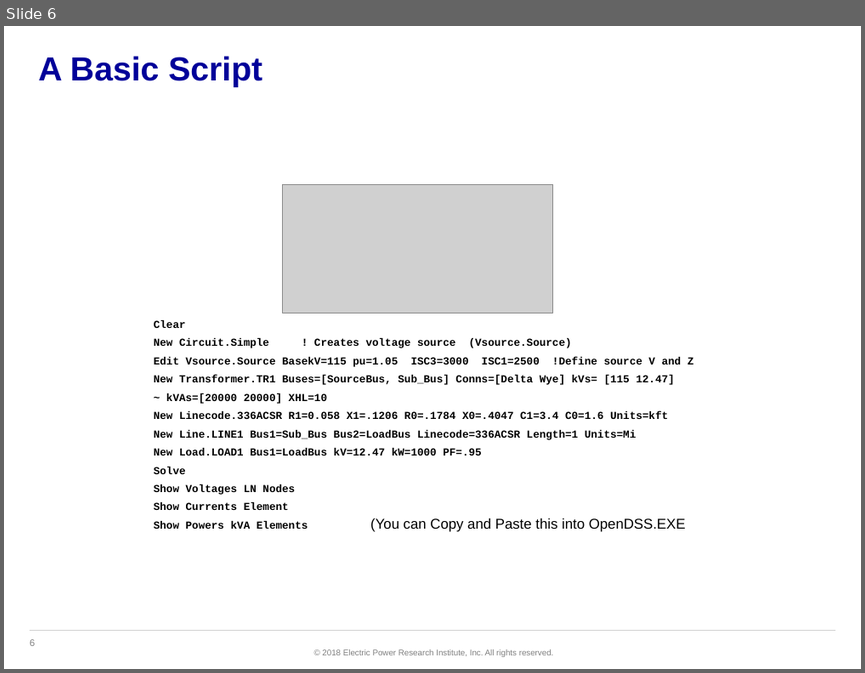
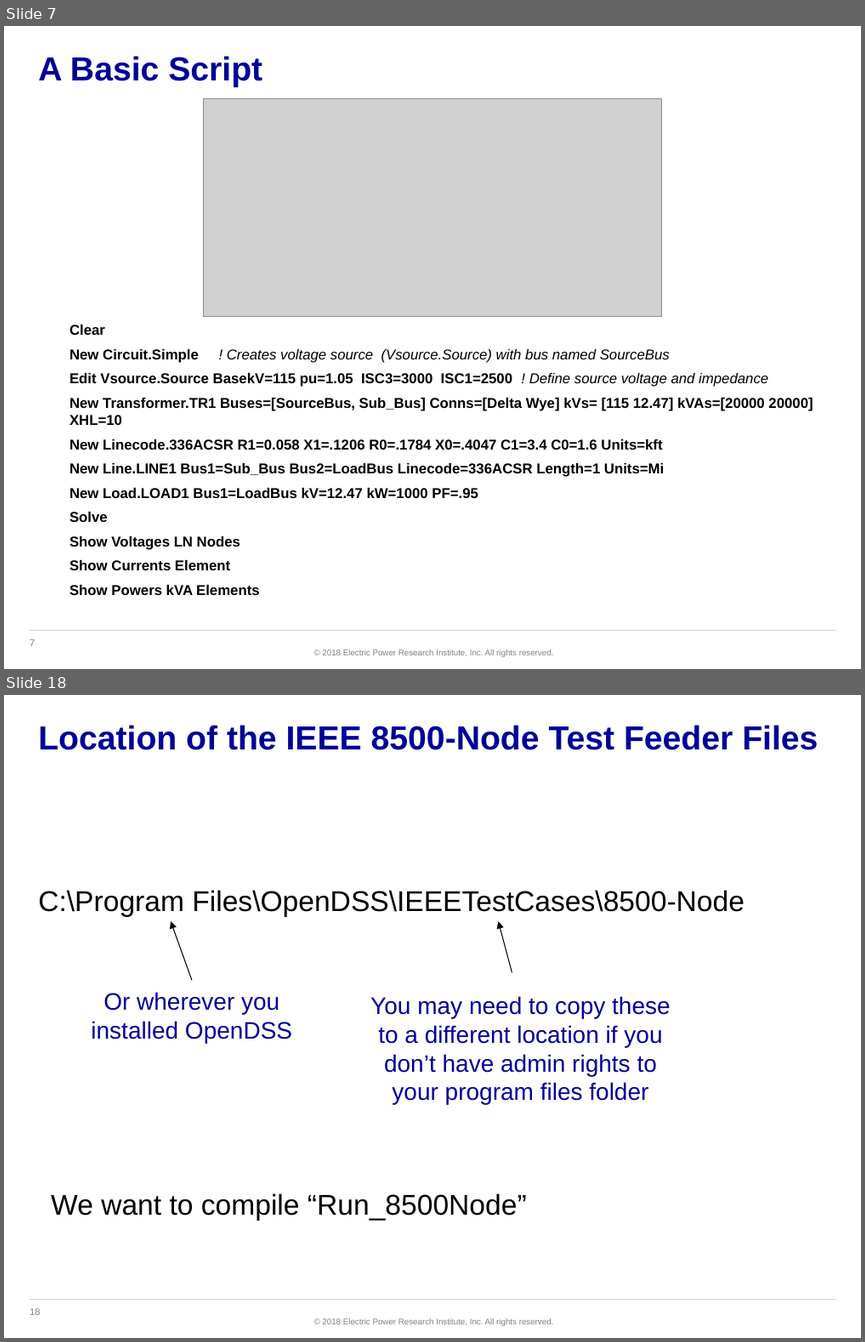
Before and after one commit to dss-extensions/opendss-svn-mirror, a slide deck: trunk/Training/NCSU-2018/Scripting Basics.pptx. Shown one above the other, each under a label of ours: slide 6 before the commit, slides 7 and 18 after it; the slides between them are not shown. The pictures are 865x673 and 865x1342 pixels, drawn with LibreOffice and Linux fonts; fonts in the diff are those of the drawing; grey boxes stand for pictures; background and template pictures are left out. Boxes give left, top, right and bottom in pixels: in the first picture for what was removed or moved away, otherwise in the second. Text is boxed around its words. In the diff, an @@ line names an element or a change of style, - is before the commit and + after.

```diff
--- a/trunk/Training/NCSU-2018/Scripting Basics.pptx
+++ b/trunk/Training/NCSU-2018/Scripting Basics.pptx
@@ slide 18 added at [4, 695, 861, 1338], background #FFFFFF; not listed: 3 template elements that a slide beside it also shows @@
@@ title added at [38, 725, 817, 750], 28 pt, text #000099, bold @@
+Location of the IEEE 8500-Node Test Feeder Files
@@ text added at [38, 890, 744, 917], 24 pt, text #000000 @@
+C:\Program Files\OpenDSS\IEEETestCases\8500-Node
@@ arrow added from (192, 981) to (171, 921), #000000 0.75 pt @@
@@ arrow added from (512, 973) to (499, 921), #000000 0.75 pt @@
@@ text added at [91, 992, 292, 1043], 20 pt, text #000099 @@
+Or wherever you installed OpenDSS
@@ text added at [370, 996, 670, 1104], 20 pt, text #000099 @@
+You may need to copy these to a different location if you don’t have admin rights to your program files folder
@@ text added at [51, 1193, 527, 1220], 24 pt, text #000000 @@
+We want to compile “Run_8500Node”
@@ what was slide 6 is now slide 7 @@
@@ slide 7 changed as well @@
@@ picture: place and size @@
-picture at [283, 184, 553, 313]
+picture at [204, 99, 662, 317]
@@ text "Clear": place and size @@
-text "Clear" at [154, 320, 694, 528]
+text "Clear" at [69, 324, 812, 595]
@@ text at [69, 324, 664, 595]: size 9 to 12 pt, font Courier New to Arial in "Clear", "New Linecode.336ACSR R1=0.058 X1=.1206 R0=.1784 X0=.4047 C1= ...", "New Line.LINE1 Bus1=Sub_Bus Bus2=LoadBus Linecode=336ACSR Le ...", "New Load.LOAD1 Bus1=LoadBus kV=12.47 kW=1000 PF=.95" and 4 more places; more space between paragraphs @@
@@ text at [69, 349, 812, 425]: text changed; size 9 to 12 pt; font Courier New to Arial @@
-New Circuit.Simple ! Creates voltage source (Vsource.Source)
-Edit Vsource.Source BasekV=115 pu=1.05 ISC3=3000 ISC1=2500 !Define source V and Z
-New Transformer.TR1 Buses=[SourceBus, Sub_Bus] Conns=[Delta Wye] kVs= [115 12.47]
-~ kVAs=[20000 20000] XHL=10
+New Circuit.Simple ! Creates voltage source (Vsource.Source) with bus named SourceBus
+Edit Vsource.Source BasekV=115 pu=1.05 ISC3=3000 ISC1=2500 ! Define source voltage and impedance
+New Transformer.TR1 Buses=[SourceBus, Sub_Bus] Conns=[Delta Wye] kVs= [115 12.47] kVAs=[20000 20000] XHL=10
@@ text removed at [370, 518, 686, 532] @@
-(You can Copy and Paste this into OpenDSS.EXE
@@ page number at [30, 639, 35, 646]: text changed @@
-6
+7
```
Also in this commit, not shown: 5 other slides changed, 11 other slides added, 3 slides removed.
